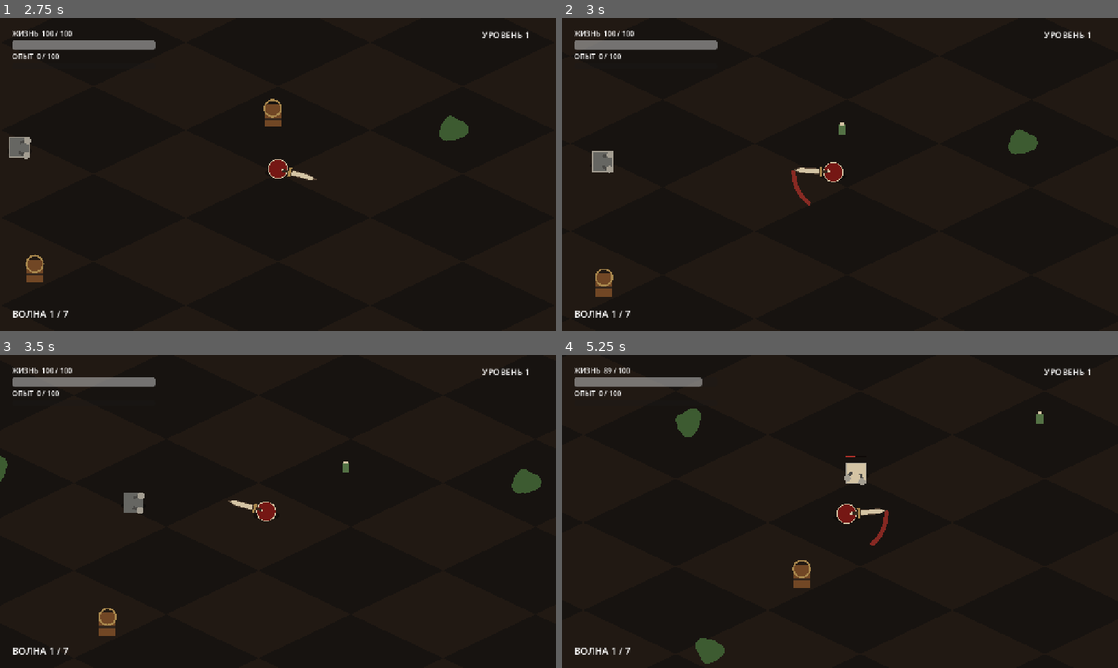
Above: before the commit, frames 1-4 (two rows, left to right).
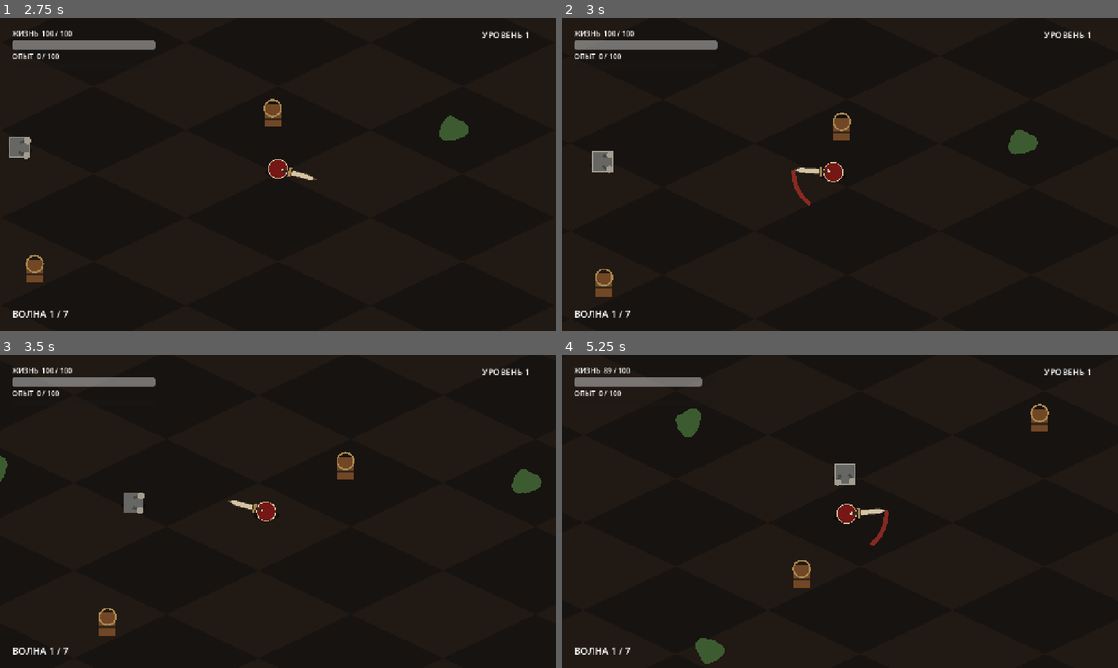
Above: after the commit, the same moments.

Repository: lollydragon666/testgame
Game: Godot game, scene res://scenes/main.tscn
The game is run twice, just before and just after one commit, with the same random seed, the same clock (stepped at 60 frames per second) and the same inputs.
Inputs (mouse positions are in pixels of both pictures, inside the frame that each line leads up to):
- Up to frame 1 (2.75 s): click "⚔ НАЧАТЬ ПОХОД ⚔" at 0.5 s; tap Enter at 1.25 s; move the mouse to (250, 237) at 1.27 s; hold W (move_up) from 1.28 s (still down); click (250, 237) at 1.35 s; move the mouse to (444, 221) at 2.02 s; click (444, 221) at 2.1 s
- Up to frame 2 (3 s): move the mouse to (673, 127) at 2.77 s; release W (move_up) at 2.78 s; hold A (move_left) from 2.78 s (still down); click (673, 127) at 2.85 s
- Up to frame 3 (3.5 s): keep holding A (move_left)
- Up to frame 4 (5.25 s): move the mouse to (867, 511) at 3.52 s; click (867, 511) at 3.6 s; move the mouse to (756, 433) at 4.27 s; release A (move_left) at 4.28 s; hold S (move_down) 4.28-5.03 s; click (756, 433) at 4.35 s; move the mouse to (962, 495) at 5.02 s; hold D (move_right) from 5.03 s (still down); click (962, 495) at 5.1 s

Frame 1 is identical in both runs. In frame 2, 0.2% of the frame differs, in the area x 48-52%, y 30-40%; in frame 3, 0.2%; in frame 4, 0.6%, in the area x 49-88%, y 15-42%.

Commit message:
Synchronize sword hitbox with blade animation

Diff:
--- a/scripts/player/player.gd
+++ b/scripts/player/player.gd
@@ -116,9 +116,11 @@
 		body_color.a = 0.38
 	draw_circle(Vector2.ZERO, radius, body_color)
 	draw_arc(Vector2.ZERO, radius, 0.0, TAU, 40, Color("d4c4a4"), 2.0)
-	var base_angle := IsoMath.screen_angle(aim_direction)
-	var eye := Vector2.from_angle(base_angle) * radius * 0.5
+	var look_angle := IsoMath.screen_angle(aim_direction)
+	var eye := Vector2.from_angle(look_angle) * radius * 0.5
 	draw_circle(eye, 3.2, Color("d4c4a4"))
+	var weapon_aim := attack.swing_aim_direction if attack.swing_time > 0.0 else aim_direction
+	var base_angle := IsoMath.screen_angle(weapon_aim)
 	if attack.swing_time > 0.0:
 		_draw_swing_trail(base_angle)
 	_draw_sword(base_angle + attack.swing_offset())
--- a/scripts/player/player_attack.gd
+++ b/scripts/player/player_attack.gd
@@ -16,6 +16,9 @@
 var swing_time := 0.0
 var swing_direction := 1.0
 var next_swing_direction := 1.0
+var swing_aim_direction := Vector2.RIGHT
+var previous_swing_offset := 0.0
+var hit_targets: Dictionary = {}
 var host
 
 func setup(player_host) -> void:
@@ -23,9 +26,13 @@
 
 func _process(delta: float) -> void:
 	cooldown = maxf(0.0, cooldown - delta)
-	swing_time = maxf(0.0, swing_time - delta)
-	if host != null and swing_time > 0.0:
-		host.queue_redraw()
+	if swing_time > 0.0:
+		swing_time = maxf(0.0, swing_time - delta)
+		var current_offset := swing_offset() if swing_time > 0.0 else swing_end_offset()
+		_hit_groups_between(previous_swing_offset, current_offset)
+		previous_swing_offset = current_offset
+		if host != null:
+			host.queue_redraw()
 
 func try_attack() -> void:
 	if host == null or cooldown > 0.0 or not host.is_alive:
@@ -34,41 +41,58 @@
 	swing_time = swing_duration
 	swing_direction = next_swing_direction
 	next_swing_direction *= -1.0
+	swing_aim_direction = host.aim_direction
+	previous_swing_offset = swing_start_offset()
+	hit_targets.clear()
 	attack_started.emit()
-	_hit_group("enemy", "take_damage")
-	_hit_group("enemy_projectile", "destroy_by_sword")
-	_hit_group("destructible", "hit_by_sword")
+	_hit_groups_between(previous_swing_offset, previous_swing_offset)
 	host.queue_redraw()
 
-func _hit_group(group_name: StringName, method_name: StringName) -> void:
+func _hit_groups_between(from_offset: float, to_offset: float) -> void:
+	_hit_group_between(&"enemy", &"take_damage", from_offset, to_offset)
+	_hit_group_between(&"enemy_projectile", &"destroy_by_sword", from_offset, to_offset)
+	_hit_group_between(&"destructible", &"hit_by_sword", from_offset, to_offset)
+
+func _hit_group_between(group_name: StringName, method_name: StringName, from_offset: float, to_offset: float) -> void:
 	for target in get_tree().get_nodes_in_group(group_name):
 		if not is_instance_valid(target) or not target.has_method(method_name):
+			continue
+		var target_id := target.get_instance_id()
+		if hit_targets.has(target_id):
 			continue
 		var target_radius: float = target.get("hit_radius") if target.get("hit_radius") != null else 8.0
 		if group_name == &"enemy_projectile":
 			target_radius += 7.0
 		var target_position: Vector2 = target.get("world_position")
-		if point_in_sweep(target_position, target_radius):
+		if point_in_blade_sweep(target_position, target_radius, from_offset, to_offset):
+			hit_targets[target_id] = true
 			if method_name == &"take_damage":
-				target.call(method_name, damage, host.aim_direction)
+				target.call(method_name, damage, swing_aim_direction)
 			else:
 				target.call(method_name)
 
 func point_in_sweep(target_world_position: Vector2, target_radius: float = 0.0) -> bool:
+	return point_in_blade_sweep(target_world_position, target_radius, SWEEP_START, SWEEP_END)
+
+func point_in_blade_sweep(target_world_position: Vector2, target_radius: float, from_offset: float, to_offset: float) -> bool:
 	var relative_screen := IsoMath.world_to_screen(target_world_position - host.world_position)
 	var screen_distance := relative_screen.length()
-	var target_screen_radius := maxf(0.0, target_radius) * 1.05
-	var blade_base: float = float(host.radius) + 11.0
-	if screen_distance + target_screen_radius < blade_base:
+	var blade_half_width := 5.0 + float(sword_tier) * 0.8
+	var collision_radius := maxf(0.0, target_radius) * 1.05 + blade_half_width
+	var guard_distance: float = float(host.radius) + (18.0 if sword_tier == 6 else 6.0)
+	var blade_base := guard_distance + 5.0
+	if screen_distance + collision_radius < blade_base:
 		return false
-	if screen_distance - target_screen_radius > sword_length:
+	if screen_distance - collision_radius > sword_length:
 		return false
-	var base_angle := IsoMath.screen_angle(host.aim_direction)
+	var base_angle := IsoMath.screen_angle(swing_aim_direction)
 	var delta_angle := wrapf(relative_screen.angle() - base_angle, -PI, PI)
-	var angular_padding := 0.36
+	var angular_padding := 0.08
 	if screen_distance > 1.0:
-		angular_padding = asin(minf(0.36, target_screen_radius / screen_distance))
-	return delta_angle >= SWEEP_START - angular_padding and delta_angle <= SWEEP_END + angular_padding
+		angular_padding = asin(minf(0.72, collision_radius / screen_distance))
+	var minimum_offset := minf(from_offset, to_offset) - angular_padding
+	var maximum_offset := maxf(from_offset, to_offset) + angular_padding
+	return delta_angle >= minimum_offset and delta_angle <= maximum_offset
 
 func swing_offset() -> float:
 	if swing_time <= 0.0:
@@ -99,3 +123,6 @@
 	swing_time = 0.0
 	swing_direction = 1.0
 	next_swing_direction = 1.0
+	swing_aim_direction = Vector2.RIGHT
+	previous_swing_offset = 0.0
+	hit_targets.clear()
Not shown, changed: README.md
